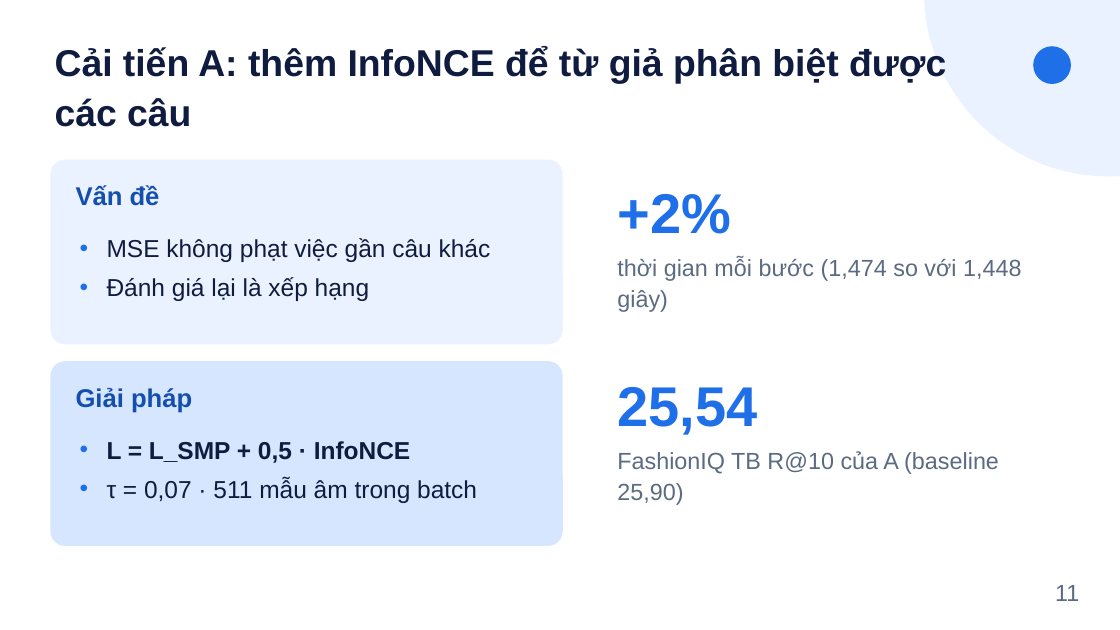
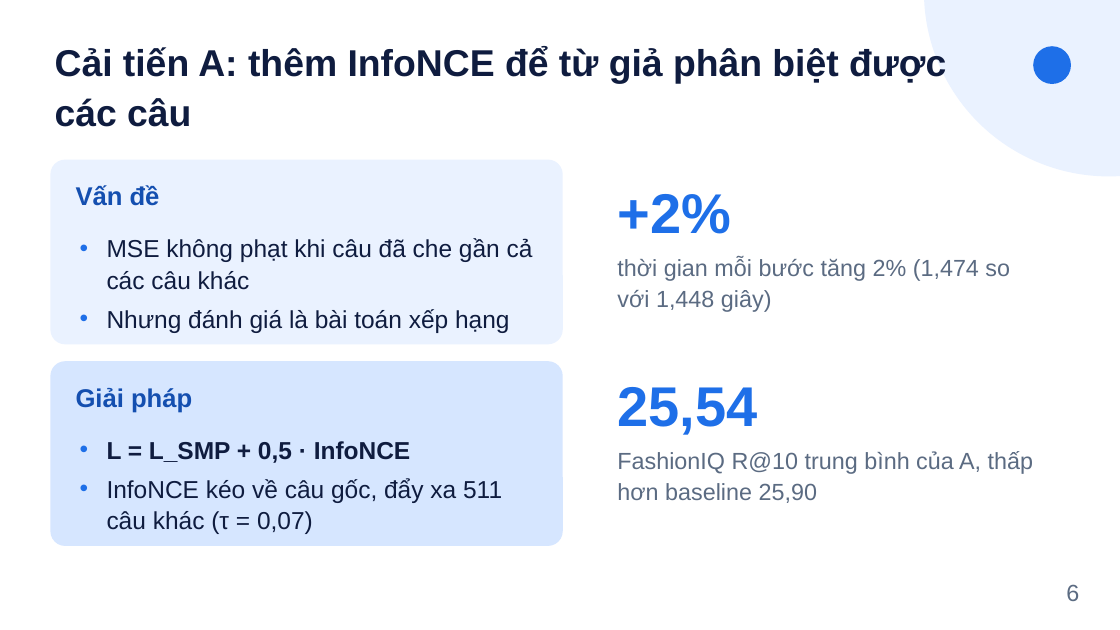
Before and after one commit to tamdv/btl-lincir, a slide deck: slide 6 of slides/Slides_Nhom8_LinCIR.pptx (slide 11 before the commit). Drawn at 1120x630 pixels with LibreOffice and Linux fonts; fonts in the diff are those of the drawing. Boxes give left, top, right and bottom in pixels: in the first picture for what was removed or moved away, otherwise in the second. Text is boxed around its words. In the diff, an @@ line names an element or a change of style, - is before the commit and + after.

```diff
--- a/slides/Slides_Nhom8_LinCIR.pptx
+++ b/slides/Slides_Nhom8_LinCIR.pptx
@@ text at box(107, 238, 533, 333): text changed @@
-• MSE không phạt việc gần câu khác
-• Đánh giá lại là xếp hạng
+• MSE không phạt khi câu đã che gần cả các câu khác
+• Nhưng đánh giá là bài toán xếp hạng
@@ text at box(617, 257, 1010, 312): text changed @@
-thời gian mỗi bước (1,474 so với 1,448 giây)
+thời gian mỗi bước tăng 2% (1,474 so với 1,448 giây)
@@ text at box(107, 478, 502, 534): text changed @@
-• τ = 0,07 · 511 mẫu âm trong batch
+• InfoNCE kéo về câu gốc, đẩy xa 511 câu khác (τ = 0,07)
@@ text at box(617, 451, 1033, 503): text changed @@
-FashionIQ TB R@10 của A (baseline 25,90)
+FashionIQ R@10 trung bình của A, thấp hơn baseline 25,90
@@ text at box(1066, 584, 1079, 601): text changed @@
-11
+6
```
Also in this commit, not shown: 12 other slides changed, 1 slide added, 3 slides removed, 19 other files.
